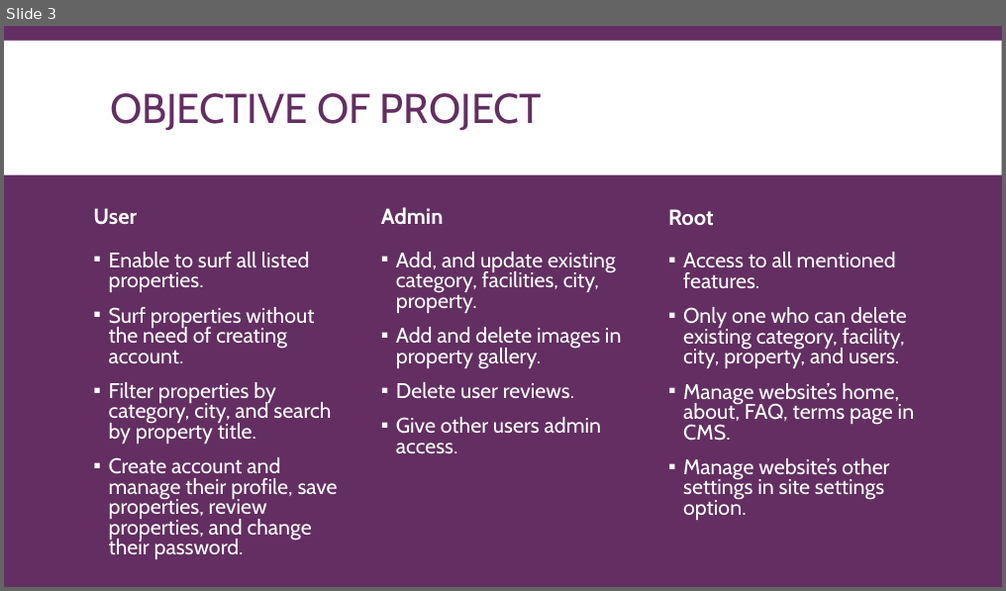
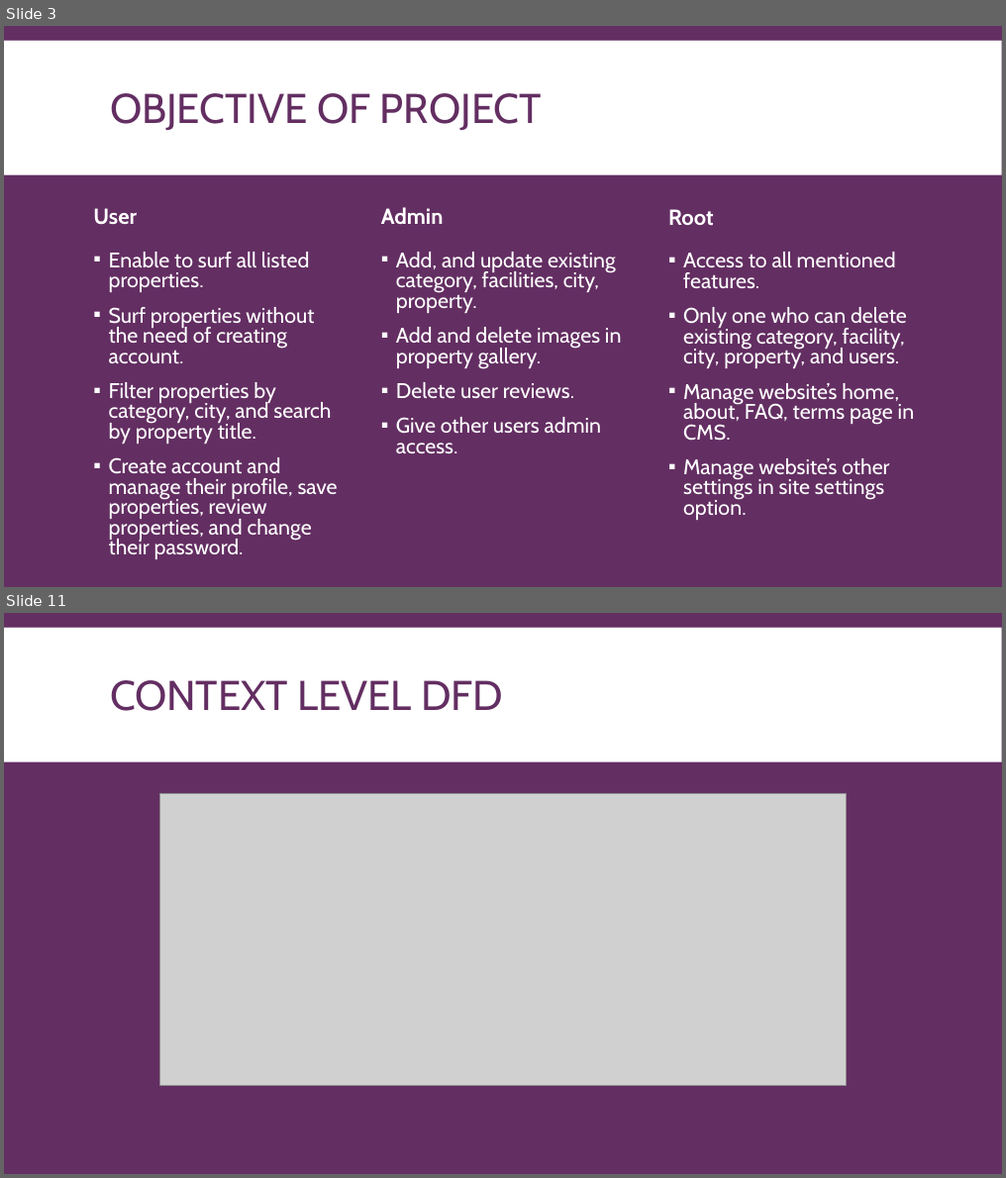
Before and after one commit to smartdev5050/Real_Estate_Site, a slide deck: Documentation/DocumentationPresentation.pptx. Shown one above the other, each under a label of ours: slide 3 before the commit, slides 3 and 11 after it; the slides between them are not shown. The pictures are 1006x591 and 1006x1178 pixels, drawn with LibreOffice and Linux fonts; fonts in the diff are those of the drawing; grey boxes stand for pictures. Boxes give left, top, right and bottom in pixels: in the first picture for what was removed or moved away, otherwise in the second. Text is boxed around its words. In the diff, an @@ line names an element or a change of style, - is before the commit and + after.

```diff
--- a/Documentation/DocumentationPresentation.pptx
+++ b/Documentation/DocumentationPresentation.pptx
@@ slide 11 added at [4,613,1002,1174], background #632E62; not listed: 1 template element that a slide beside it also shows @@
@@ title added at [110,680,503,711], 40 pt, text #632E62 @@
+CONTEXT LEVEL DFD
@@ picture added at [159,793,846,1085] @@
```
Also in this commit, not shown: 1 slide changed, 6 other slides added, 2 other files.
